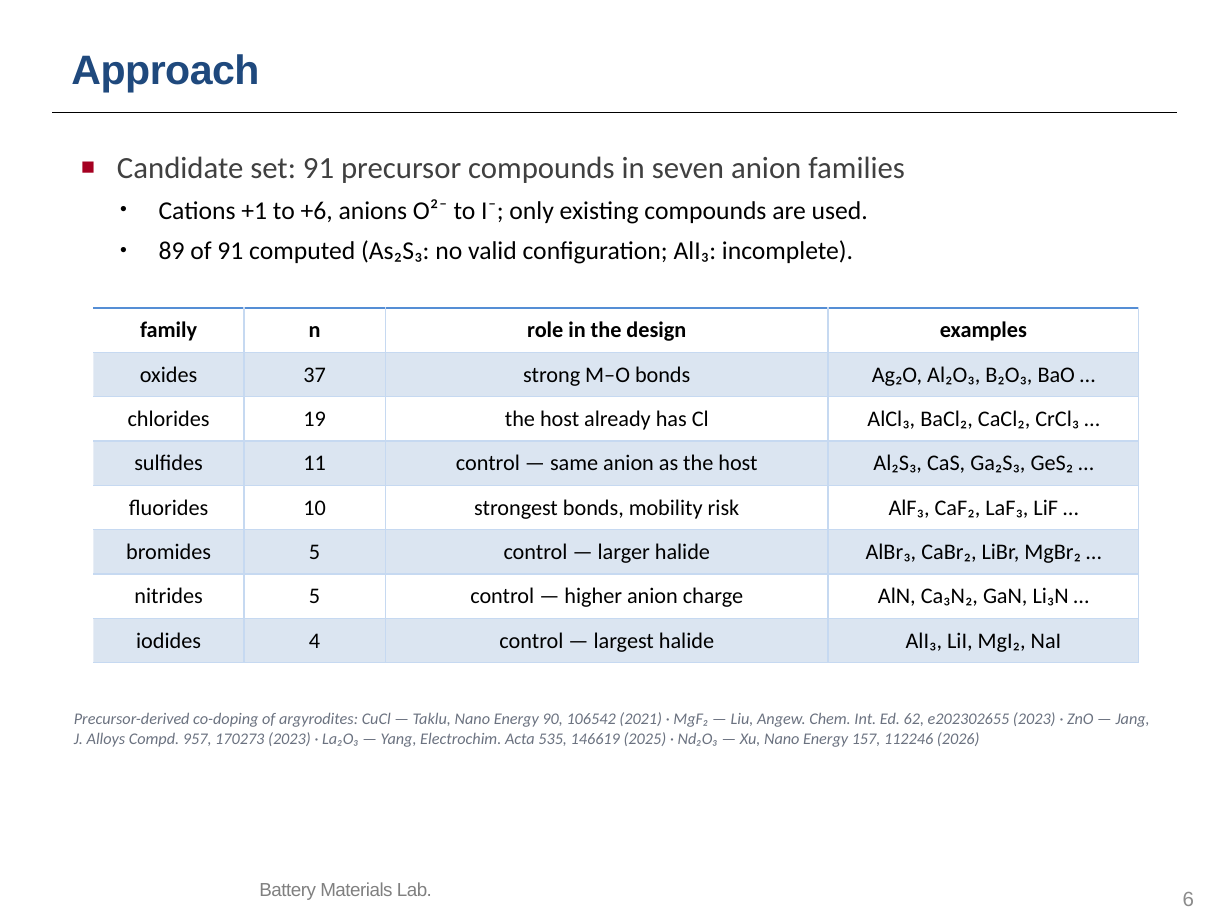
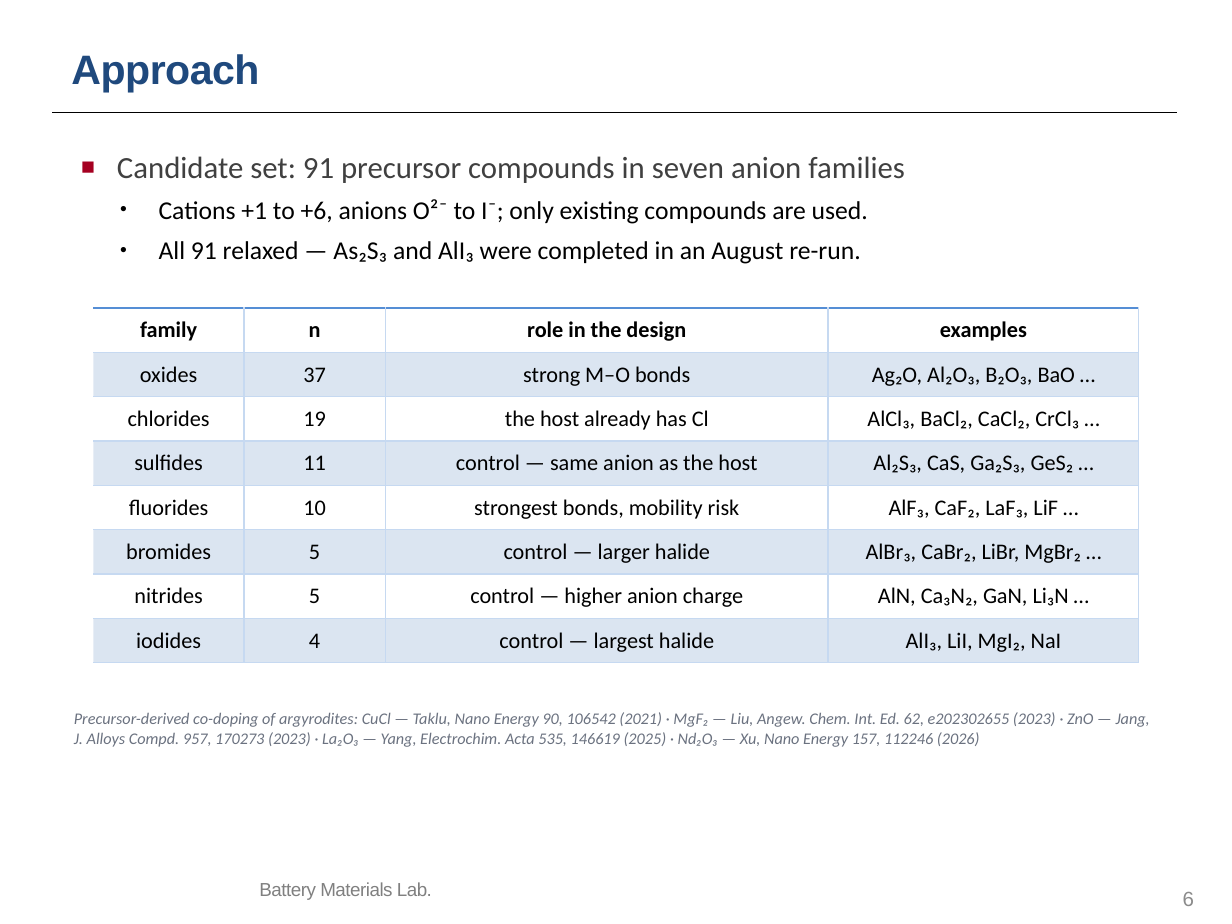
Before and after one commit to yonghoon7153-source/Yonghoon-DEM-DFT, a slide deck: slide 6 of kb/seminars/Research_Seminar_2026_10_13_cascade_progress.pptx. Drawn at 1232x924 pixels with LibreOffice and Linux fonts; fonts in the diff are those of the drawing; background and template pictures are left out. Boxes give left, top, right and bottom in pixels: in the first picture for what was removed or moved away, otherwise in the second. Text is boxed around its words. In the diff, an @@ line names an element or a change of style, - is before the commit and + after.

```diff
--- a/kb/seminars/Research_Seminar_2026_10_13_cascade_progress.pptx
+++ b/kb/seminars/Research_Seminar_2026_10_13_cascade_progress.pptx
@@ text at (159, 241, 861, 264): text changed @@
-• 89 of 91 computed (As₂S₃: no valid configuration; AlI₃: incomplete).
+• All 91 relaxed — As₂S₃ and AlI₃ were completed in an August re-run.
```
Also in this commit, not shown: 9 other slides changed, 1 slide added, 17 other files.
